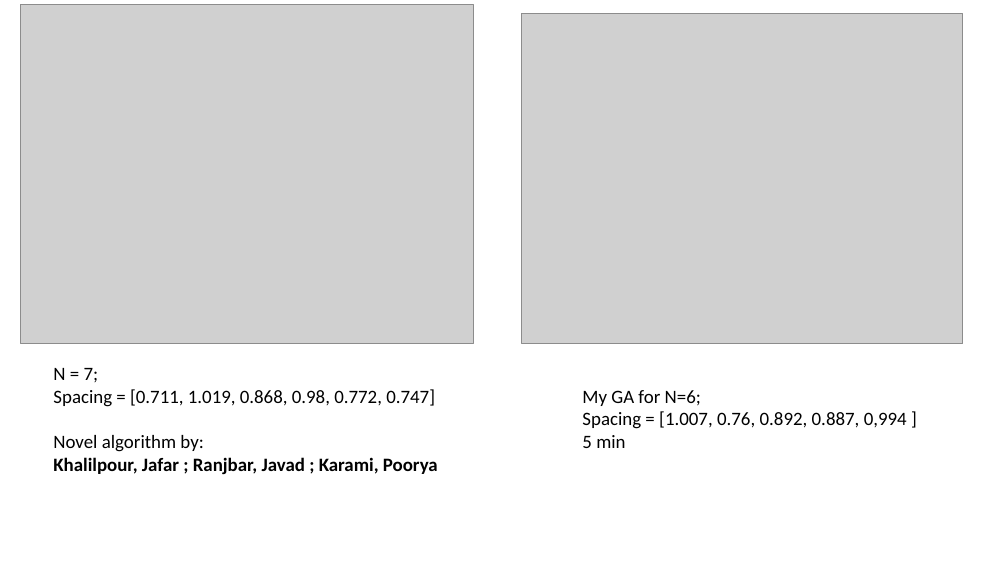
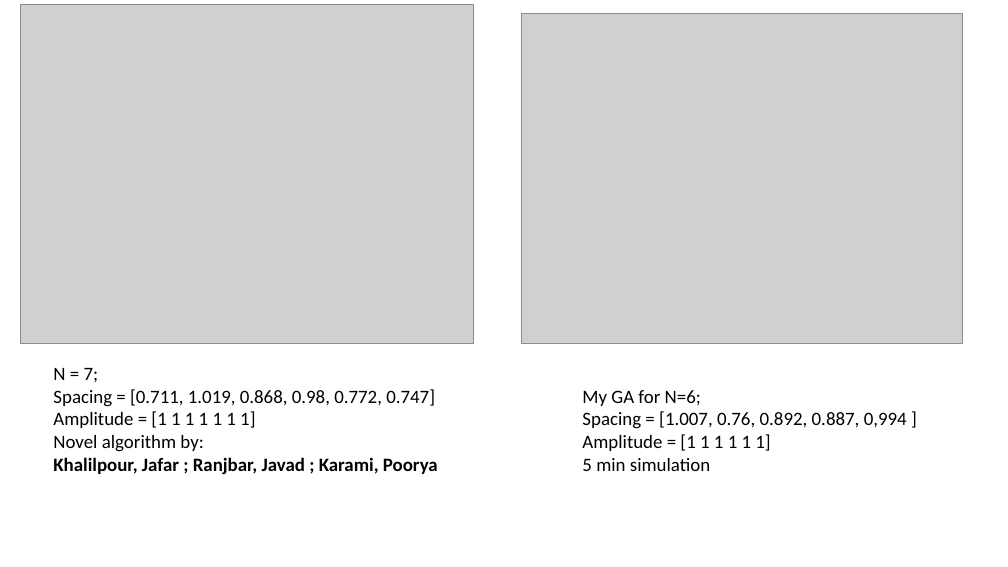
Before and after one commit to WaltDeyzel/thesis-2021, a slide deck: slide 4 of matlab/fourier/Presentation1.pptx. Drawn at 1008x567 pixels with LibreOffice and Linux fonts; fonts in the diff are those of the drawing; grey boxes stand for pictures. Boxes give left, top, right and bottom in pixels: in the first picture for what was removed or moved away, otherwise in the second. Text is boxed around its words. In the diff, an @@ line names an element or a change of style, - is before the commit and + after.

```diff
--- a/matlab/fourier/Presentation1.pptx
+++ b/matlab/fourier/Presentation1.pptx
@@ text at [53, 411, 255, 428]: paragraph added @@
+Amplitude = [1 1 1 1 1 1 1]
@@ text at [582, 434, 770, 471]: text changed @@
-5 min
+Amplitude = [1 1 1 1 1 1]
+5 min simulation
```
Also in this commit, not shown: 2 slides added, 2 slides removed, 6 other files.
